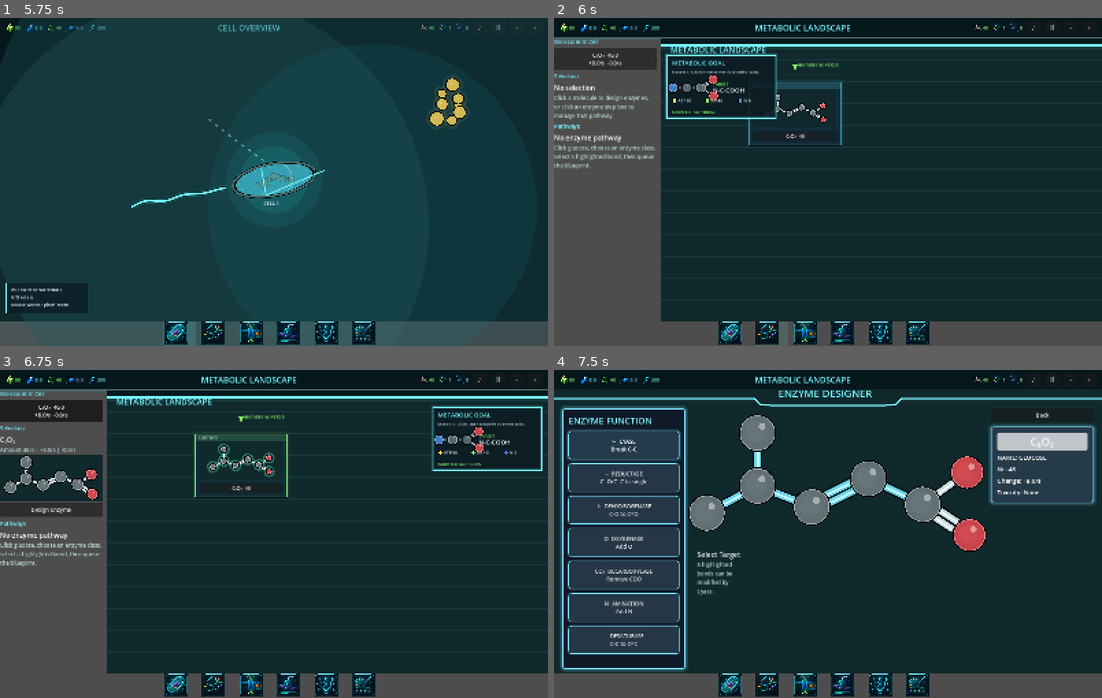
Above: before the commit, frames 1-4 (two rows, left to right).
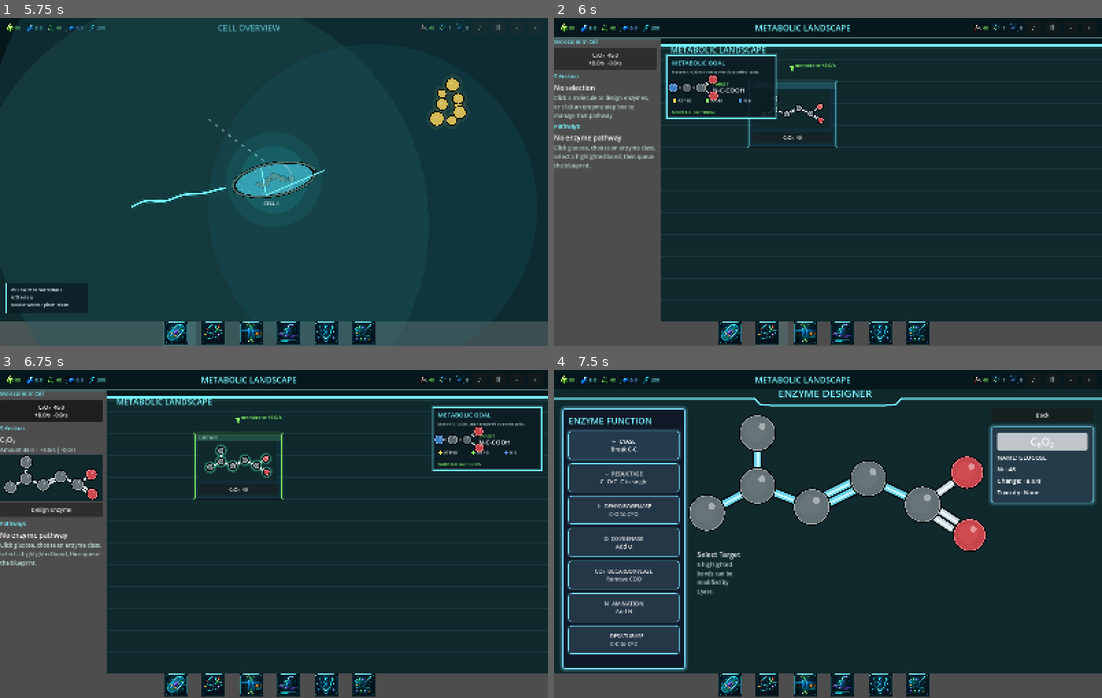
Above: after the commit, the same moments.

Repository: EliasEnglund/SimCell
Game: Godot game, scene res://scenes/main.tscn
The game is run twice, just before and just after one commit, with the same random seed, the same clock (stepped at 60 frames per second) and the same inputs.
Inputs (mouse positions are in pixels of both pictures, inside the frame that each line leads up to):
- Up to frame 1 (5.75 s): click "PLAY" at 0.5 s; click "♪" at 1.25 s; click "♫" at 2 s; click "Ⅱ" at 2.75 s; click "-" at 3.5 s; click "+" at 4.25 s; click (180, 332) at 5.02 s
- Up to frame 2 (6 s): click (773, 332) at 5.77 s
- Up to frame 3 (6.75 s): click "C₆O₂ 46.0 +8.0/s -0.0/s" at 6.5 s
- Up to frame 4 (7.5 s): click "Design Enzyme" at 7.25 s

Frame 1 is identical in both runs. In frame 2, 0.6% of the frame differs, in the area x 35-53%, y 13-40%; in frame 3, 0.9%; in frame 4, nothing differs.

Commit message:
Snap metabolic nodes to grid

Diff:
--- a/scripts/ui/metabolism_workspace.gd
+++ b/scripts/ui/metabolism_workspace.gd
@@ -9,7 +9,9 @@
 const WORLD_BOUNDS := Rect2(Vector2(-1500.0, 22.0), Vector2(4200.0, 3200.0))
 const EDGE_VISIBLE_MARGIN := Vector2(96.0, 120.0)
 const GRID_CELL := 128.0
-const MOLECULE_CARD_SIZE := Vector2(272.0, 188.0)
+const MOLECULE_CARD_SIZE := Vector2(GRID_CELL * 2.0, GRID_CELL * 1.5)
+const ENZYME_CARD_SIZE := Vector2(GRID_CELL * 2.0, GRID_CELL)
+const GOAL_CARD_SIZE := Vector2(GRID_CELL * 2.0, GRID_CELL * 1.5)
 
 var simulation
 var selected_pathway := ""
@@ -283,7 +285,7 @@
 		var target_top := INF
 		for center in valid_products:
 			target_top = minf(target_top, center.y)
-		var step_size := Vector2(210.0, 112.0) * zoom
+		var step_size := ENZYME_CARD_SIZE * zoom
 		var center_x := source_rect.get_center().x
 		var upper_y := source_rect.end.y + 56.0 * zoom
 		var lower_y := target_top - 70.0 * zoom
@@ -291,8 +293,9 @@
 		if lower_y < upper_y:
 			center_y = source_rect.end.y + 96.0 * zoom
 		var center := Vector2(center_x, center_y)
+		var top_left := _snap_screen_to_grid(center - step_size * 0.5)
 		layout[blueprint_id] = {
-			"rect": Rect2(center - step_size * 0.5, step_size),
+			"rect": Rect2(top_left, step_size),
 			"reaction": reaction
 		}
 	return layout
@@ -335,7 +338,7 @@
 			continue
 		var source_pos: Vector2 = _layout_positions[substrate_id]
 		var source_size: Vector2 = sizes[substrate_id]
-		var group_gap := 86.0
+		var group_gap := GRID_CELL
 		var group_width := -group_gap
 		for product_id in placed_products:
 			var product_size: Vector2 = sizes[product_id]
@@ -351,9 +354,9 @@
 				opened.y = preferred.y
 			_layout_positions[product_id] = _snap_to_grid(opened)
 			cursor_x += product_size.x + group_gap
-	var gap := Vector2(72.0, 86.0)
-	var row_y := 320.0
-	var row_x := 96.0
+	var gap := Vector2(GRID_CELL, GRID_CELL)
+	var row_y := GRID_CELL * 3.0
+	var row_x := GRID_CELL
 	var row_height := 0.0
 	for i in ids.size():
 		var id := ids[i]
@@ -370,7 +373,7 @@
 	return result
 
 func _open_position(preferred: Vector2, node_size: Vector2, sizes: Dictionary, allow_side_shift: bool = true, ignore_id: String = "") -> Vector2:
-	var gap := Vector2(84.0, 104.0)
+	var gap := Vector2(GRID_CELL, GRID_CELL)
 	var candidate := preferred
 	for attempt in 18:
 		if not _overlaps_existing(candidate, node_size, sizes, ignore_id):
@@ -381,6 +384,10 @@
 
 func _snap_to_grid(pos: Vector2) -> Vector2:
 	return Vector2(round(pos.x / GRID_CELL) * GRID_CELL, round(pos.y / GRID_CELL) * GRID_CELL)
+
+func _snap_screen_to_grid(pos: Vector2) -> Vector2:
+	var world := (pos - pan_offset) / zoom
+	return _snap_to_grid(world) * zoom + pan_offset
 
 func _overlaps_existing(pos: Vector2, node_size: Vector2, sizes: Dictionary, ignore_id: String = "") -> bool:
 	var rect := Rect2(pos, node_size).grow(34.0)
@@ -441,24 +448,22 @@
 	return box
 
 func _goal_layout() -> Array[Dictionary]:
-	var base_x := (WORLD_BOUNDS.position.x + WORLD_BOUNDS.size.x - 540.0) * zoom + pan_offset.x
-	var amino_y := (WORLD_BOUNDS.position.y + 520.0) * zoom + pan_offset.y
-	var dna_y := (WORLD_BOUNDS.position.y + 860.0) * zoom + pan_offset.y
-	var size_px := Vector2(274.0, 164.0) * zoom
+	var base_world := _snap_to_grid(Vector2(WORLD_BOUNDS.position.x + WORLD_BOUNDS.size.x - GRID_CELL * 4.0, WORLD_BOUNDS.position.y + GRID_CELL * 4.0))
+	var size_px := GOAL_CARD_SIZE * zoom
 	return [
 		{
 			"id": "amino_acids",
 			"title": "AMINO ACID SINK",
 			"subtitle": "N-C-COOH -> protein points",
 			"color": Color("8cff6a"),
-			"rect": Rect2(Vector2(base_x, amino_y), size_px)
+			"rect": Rect2(base_world * zoom + pan_offset, size_px)
 		},
 		{
 			"id": "dna",
 			"title": "DNA POINT SINK",
 			"subtitle": "Build nucleotide route later",
 			"color": Color("76f4ff"),
-			"rect": Rect2(Vector2(base_x, dna_y), size_px)
+			"rect": Rect2((base_world + Vector2(0.0, GRID_CELL * 2.0)) * zoom + pan_offset, size_px)
 		}
 	]
 
@@ -668,6 +673,7 @@
 		var alpha := 0.48 if depleted else 0.92
 		draw_rect(rect.grow(4.0), Color(border.r, border.g, border.b, 0.10 * alpha), true)
 		draw_rect(rect, Color(base.r, base.g, base.b, 0.76 * alpha), true)
+		_draw_footprint(rect, border, alpha)
 		draw_rect(rect.grow(-5.0), Color(0.02, 0.07, 0.09, 0.26 * alpha), true)
 		draw_rect(rect, Color(0.0, 0.0, 0.0, 0.70 * alpha), false, 3.0)
 		draw_rect(rect.grow(-2.0), Color(border.r, border.g, border.b, (0.88 if selected else 0.48) * alpha), false, 2.0)
@@ -676,6 +682,15 @@
 		var text := "SUBSTRATE" if node_kind == "molecule" else "ENZYME"
 		draw_string(ThemeDB.fallback_font, Vector2(12.0, 16.0), text, HORIZONTAL_ALIGNMENT_LEFT, -1, 10, Color(0.86, 1.0, 1.0, 0.82 * alpha))
 
+	func _draw_footprint(rect: Rect2, border: Color, alpha: float) -> void:
+		var half_x := size.x * 0.5
+		var half_y := size.y / 3.0
+		draw_line(Vector2(half_x, 0.0), Vector2(half_x, size.y), Color(border.r, border.g, border.b, 0.12 * alpha), 1.0, true)
+		draw_line(Vector2(0.0, half_y), Vector2(size.x, half_y), Color(border.r, border.g, border.b, 0.10 * alpha), 1.0, true)
+		draw_line(Vector2(0.0, half_y * 2.0), Vector2(size.x, half_y * 2.0), Color(border.r, border.g, border.b, 0.10 * alpha), 1.0, true)
+		for corner in [rect.position, Vector2(rect.end.x, rect.position.y), rect.end, Vector2(rect.position.x, rect.end.y)]:
+			draw_circle(corner, 4.0, Color(border.r, border.g, border.b, 0.55 * alpha))
+
 class FactoryGoalNode:
 	extends Control
 
@@ -693,6 +708,9 @@
 		var pulse := 0.55 + sin(Time.get_ticks_msec() * 0.003) * 0.18
 		draw_rect(rect.grow(5.0), Color(color.r, color.g, color.b, 0.10 + pulse * 0.06), true)
 		draw_rect(rect, Color(0.04, 0.11, 0.12, 0.92), true)
+		draw_line(Vector2(size.x * 0.5, 0.0), Vector2(size.x * 0.5, size.y), Color(color.r, color.g, color.b, 0.12), 1.0, true)
+		draw_line(Vector2(0.0, size.y / 3.0), Vector2(size.x, size.y / 3.0), Color(color.r, color.g, color.b, 0.10), 1.0, true)
+		draw_line(Vector2(0.0, size.y * 2.0 / 3.0), Vector2(size.x, size.y * 2.0 / 3.0), Color(color.r, color.g, color.b, 0.10), 1.0, true)
 		draw_rect(rect, Color(color.r, color.g, color.b, 0.32), false, 7.0)
 		draw_rect(rect.grow(-3.0), color, false, 2.0)
 		draw_string(ThemeDB.fallback_font, Vector2(16.0, 30.0), str(goal.get("title", "GOAL")), HORIZONTAL_ALIGNMENT_LEFT, -1, maxf(10.0, 17.0 * _font_scale()), color)
@@ -766,6 +784,8 @@
 		var cyan := Color("8cff6a") if selected else Color("ff7a67")
 		draw_rect(rect.grow(4.0), Color(cyan.r, cyan.g, cyan.b, 0.08), true)
 		draw_rect(rect, Color(0.22, 0.07, 0.08, 0.88), true)
+		draw_line(Vector2(size.x * 0.5, 0.0), Vector2(size.x * 0.5, size.y), Color(cyan.r, cyan.g, cyan.b, 0.12), 1.0, true)
+		draw_line(Vector2(0.0, size.y * 0.5), Vector2(size.x, size.y * 0.5), Color(cyan.r, cyan.g, cyan.b, 0.10), 1.0, true)
 		draw_rect(rect.grow(-5.0), Color(0.05, 0.10, 0.12, 0.36), true)
 		draw_rect(rect, Color(cyan.r, cyan.g, cyan.b, 0.28 if selected else 0.20), false, 12.0 if selected else 9.0)
 		draw_rect(rect, cyan, false, 3.0 if selected else 2.0)
